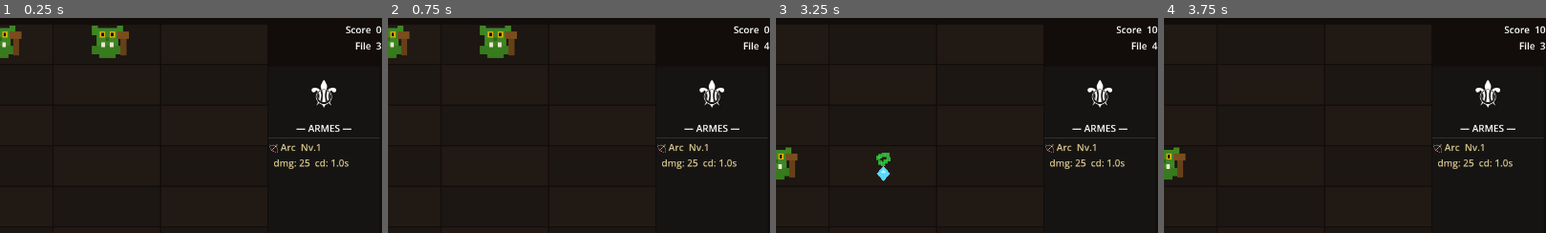
Above: before the commit, frames 1-4 (left to right).
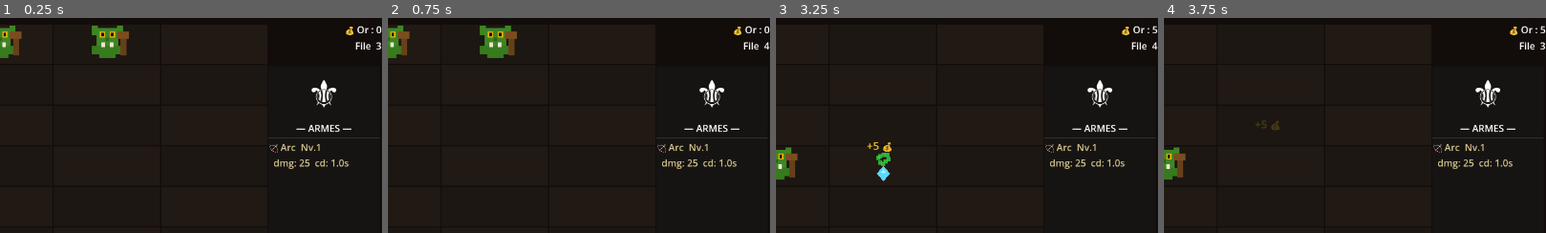
Above: after the commit, the same moments.

Repository: aerthur/game-the-door-beneath
Game: Godot game, scene res://scenes/main.tscn
Two runs of this game, one before a commit and one after it. Both use one fixed random seed, a clock stepped at 60 frames per second and the inputs below.
Inputs:
- Up to frame 1 (0.25 s): no input
- Up to frame 2 (0.75 s): tap Enter at 0.5 s; hold Right (lane_right) from 0.53 s (still down); hold Space (next_room) from 0.53 s (still down)
- Up to frame 3 (3.25 s): release Right (lane_right) at 1.28 s; release Space (next_room) at 1.28 s; hold Left (lane_left) 1.28-2.03 s; tap Space (next_room) at 1.35, 2.85 s; hold Space (next_room) 2.03-2.78 s; hold Right (lane_right) from 2.03 s (still down)
- Up to frame 4 (3.75 s): release Right (lane_right) at 3.53 s; hold Left (lane_left) from 3.53 s (still down); hold Space (next_room) from 3.53 s (still down)
The pictures show only the part of the screen within x 50-100%, y 3-53%; the shares and areas given below are measured in that part.

The runs differ from the first frame. In frame 1, 0.2% of the frame differs, in the area x 90-100%, y 3-8%; in frame 2, 0.2%; in frame 3, 0.4%, in the area x 23-100%, y 3-63%; in frame 4, 0.3%.

Commit message:
feat(#29): système d'or parallèle à l'XP
- Remplace score par gold_current/gold_total_earned/gold_spent
- Or gagné au kill selon type (vert=5, bleu=12, rouge=25)
- Texte flottant "+N 💰" à chaque kill
- Bonus or en fin de salle via _get_room_gold_bonus()
- HUD affiche "💰 Or : X" à la place de "Score"
- Gemmes inchangées (donnent toujours de l'XP)
- Game Over affiche or total gagné
- CLAUDE.md mis à jour

Co-Authored-By: Claude Sonnet 4.6 <noreply@anthropic.com>

Diff:
--- a/scenes/ui/hud.tscn
+++ b/scenes/ui/hud.tscn
@@ -37,7 +37,7 @@
 horizontal_alignment = 2
 
 [node name="ScoreLabel" type="Label" parent="TopRight/VBox"]
-text = "Score  0"
+text = "💰 Or : 0"
 horizontal_alignment = 2
 
 [node name="LaneLabel" type="Label" parent="TopRight/VBox"]
--- a/scripts/game.gd
+++ b/scripts/game.gd
@@ -42,7 +42,9 @@
 var player_hp   : int  = 100
 var player_max  : int  = 100
 var room_num    : int  = 1
-var score       : int  = 0
+var gold_current      : int  = 0
+var gold_total_earned : int  = 0
+var gold_spent        : int  = 0
 var xp          : int  = 0
 var xp_needed   : int  = 60
 var hero_level  : int  = 1
@@ -425,15 +427,33 @@
 		var pos = m.position
 		m.queue_free()
 		_play_death_anim(pos, mtype, false)
-		_on_monster_killed(lane, pos, xp_val)
-
-func _on_monster_killed(lane: int, kill_pos: Vector2, xp_val: int):
-	score += 10 * room_num
+		_on_monster_killed(lane, pos, xp_val, mtype)
+
+func _on_monster_killed(lane: int, kill_pos: Vector2, xp_val: int, mtype: String):
+	var gold_table = {"g": 5, "b": 12, "r": 25}
+	_add_gold(gold_table.get(mtype, 0))
 	monsters_remaining -= 1
 	print("[KILL] File %d — remaining: %d — grid_empty: %s — in_flight: %d" % [lane+1, monsters_remaining, _grid_empty(), spawns_in_flight])
-	hud.update_score(score)
+	_show_gold_float(kill_pos, gold_table.get(mtype, 0))
 	_spawn_gem(lane, kill_pos, xp_val)
 	_check_room_clear()
+
+func _add_gold(amount: int):
+	gold_current      += amount
+	gold_total_earned += amount
+	hud.update_gold(gold_current)
+
+func _show_gold_float(pos: Vector2, amount: int):
+	var lbl = Label.new()
+	lbl.text = "+%d 💰" % amount
+	lbl.position = pos + Vector2(-28, -30)
+	lbl.add_theme_font_size_override("font_size", 18)
+	lbl.add_theme_color_override("font_color", Color(1.0, 0.85, 0.1))
+	bg.add_child(lbl)
+	var tw = create_tween()
+	tw.tween_property(lbl, "position", lbl.position + Vector2(0, -50), 0.7)
+	tw.parallel().tween_property(lbl, "modulate", Color(1, 1, 1, 0), 0.7)
+	tw.tween_callback(lbl.queue_free)
 
 func _check_room_clear():
 	if room_clear or game_over: return
@@ -460,11 +480,11 @@
 	# Enchaîne directement sur la salle suivante après l'animation
 	_start_room(room_num + 1)
 
-func _get_room_xp_bonus(room: int) -> int:
-	var table = {1: 30, 2: 60, 3: 100, 4: 150, 5: 200, 6: 260, 7: 330, 8: 410, 9: 500}
+func _get_room_gold_bonus(room: int) -> int:
+	var table = {1: 20, 2: 40, 3: 70, 4: 110, 5: 150, 6: 200, 7: 260, 8: 330, 9: 410}
 	if table.has(room):
 		return table[room]
-	return 500 + (room - 10) * 80
+	return 410 + (room - 10) * 60
 
 func _play_door_animation():
 	var door_w  = 200
@@ -506,24 +526,24 @@
 	tw.parallel().tween_property(glow, "color", Color(1.0, 0.85, 0.2, 0.6), 0.4)
 	await tw.finished
 
-	# +XP doré au-dessus du joueur
-	var xp_bonus = _get_room_xp_bonus(room_num)
-	_add_xp(xp_bonus)
+	# +Or au-dessus du joueur
+	var gold_bonus = _get_room_gold_bonus(room_num)
+	_add_gold(gold_bonus)
 	var pcx = GRID_X + player_lane * LANE_W + LANE_W * 0.5
 	var py  = float(PLAYER_Y) - 80.0
-	var xp_lbl = Label.new()
-	xp_lbl.text = "+%d XP" % xp_bonus
-	xp_lbl.custom_minimum_size = Vector2(200, 0)
-	xp_lbl.horizontal_alignment = HORIZONTAL_ALIGNMENT_CENTER
-	xp_lbl.position = Vector2(pcx - 100.0, py)
-	xp_lbl.add_theme_font_size_override("font_size", 52)
-	xp_lbl.add_theme_color_override("font_color", Color(1.0, 0.85, 0.2))
-	bg.add_child(xp_lbl)
+	var gold_lbl = Label.new()
+	gold_lbl.text = "+%d 💰" % gold_bonus
+	gold_lbl.custom_minimum_size = Vector2(200, 0)
+	gold_lbl.horizontal_alignment = HORIZONTAL_ALIGNMENT_CENTER
+	gold_lbl.position = Vector2(pcx - 100.0, py)
+	gold_lbl.add_theme_font_size_override("font_size", 52)
+	gold_lbl.add_theme_color_override("font_color", Color(1.0, 0.85, 0.2))
+	bg.add_child(gold_lbl)
 	var tw2 = create_tween()
-	tw2.tween_property(xp_lbl, "position:y", py - 110.0, 1.1)
-	tw2.parallel().tween_property(xp_lbl, "modulate", Color(1, 1, 1, 0), 1.1)
+	tw2.tween_property(gold_lbl, "position:y", py - 110.0, 1.1)
+	tw2.parallel().tween_property(gold_lbl, "modulate", Color(1, 1, 1, 0), 1.1)
 	await tw2.finished
-	if is_instance_valid(xp_lbl): xp_lbl.queue_free()
+	if is_instance_valid(gold_lbl): gold_lbl.queue_free()
 
 	var tw3 = create_tween()
 	tw3.tween_property(stone,       "modulate", Color(1, 1, 1, 0), 0.4)
@@ -672,7 +692,7 @@
 	player_node.modulate = Color.WHITE
 	if player_hp <= 0:
 		game_over = true
-		hud.show_game_over(score, room_num)
+		hud.show_game_over(gold_total_earned, room_num)
 
 # ── Input ────────────────────────────────────────────────────────
 func _input(event: InputEvent):
--- a/scripts/hud.gd
+++ b/scripts/hud.gd
@@ -4,7 +4,7 @@
 @onready var hp_bar     : ProgressBar = $TopLeft/VBox/HPBar
 @onready var hp_label   : Label       = $TopLeft/VBox/HPLabel
 @onready var room_label : Label       = $TopRight/VBox/RoomLabel
-@onready var score_label: Label       = $TopRight/VBox/ScoreLabel
+@onready var gold_label : Label       = $TopRight/VBox/ScoreLabel
 @onready var lane_label : Label       = $TopRight/VBox/LaneLabel
 @onready var xp_bar     : ProgressBar = $XPZone/VBox/XPBar
 @onready var xp_label   : Label       = $XPZone/VBox/XPLabel
@@ -39,9 +39,9 @@
 	hp_label.text    = "❤  %d / %d" % [cur, mx]
 
 # ── Info ─────────────────────────────────────────────────────────
-func update_room(n: int):   room_label.text  = "Salle  %d" % n
-func update_score(n: int):  score_label.text = "Score  %d" % n
-func update_lane(n: int):   lane_label.text  = "File  %d"  % n
+func update_room(n: int):   room_label.text = "Salle  %d" % n
+func update_gold(n: int):   gold_label.text = "💰 Or : %d" % n
+func update_lane(n: int):   lane_label.text = "File  %d"  % n
 
 # ── XP ───────────────────────────────────────────────────────────
 func update_xp(cur: int, needed: int, lv: int):
@@ -165,7 +165,7 @@
 # ── Game Over ────────────────────────────────────────────────────
 func show_game_over(s: int, r: int):
 	go_panel.visible = true
-	$GameOver/Panel/VBox/LScore.text = "Score  :  %d" % s
+	$GameOver/Panel/VBox/LScore.text = "Or gagné  :  %d 💰" % s
 	$GameOver/Panel/VBox/LRoom.text  = "Salle atteinte  :  %d" % r
 
 func _on_restart_pressed():
Not shown, changed: CLAUDE.md
